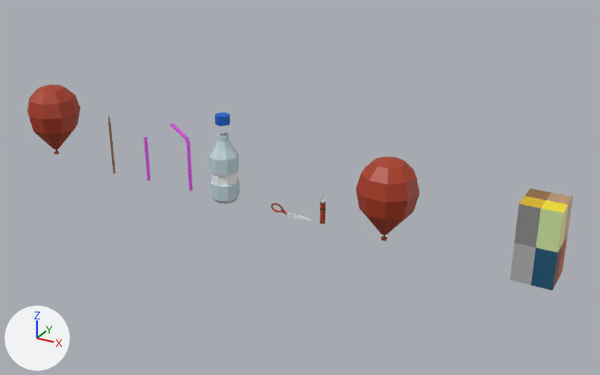
The glTF model godot/3d/diy_objects/diy_objects.glb: old version first, new version second.
One viewpoint serves both versions: a camera (50 mm lens) standing at (7.4, -18.05, 9.94) and looking at (-2.73, 0.37, 0.73). The axes (+X, +Y, +Z) are drawn at lower left. The lights are the same throughout. Where no turn or scale is listed for an object, it has been applied to the vertices. Vertices at the same position are counted once.

The older version as bpy lines, for what is in view:
```python
ob_balloon_2 = bpy.data.objects.new('Balloon_2', me_sphere_002)
ob_balloon_2.location = (-11.32, -0.08, 0.33)
ob_banana = bpy.data.objects.new('Banana', me_cube_008)
ob_banana.location = (3.95, 0.0, 0.96)
ob_hobbyknife = bpy.data.objects.new('HobbyKnife', me_cylinder_006)
ob_hobbyknife.location = (-1.83, 0.0, 0.35)
ob_plasticbottle = bpy.data.objects.new('PlasticBottle', me_cylinder_007)
ob_plasticbottle.location = (-4.96, 0.0, 0.58)
ob_plasticbottlecap = bpy.data.objects.new('PlasticBottleCap', me_cylinder_008)
ob_plasticbottlecap.location = (-4.96, 0.0, 2.46)
ob_plasticstraw = bpy.data.objects.new('PlasticStraw', me_cylinder_009)
ob_plasticstraw.location = (-6.12, -0.07, 0.79)
ob_plasticstrawcut = bpy.data.objects.new('PlasticStrawCut', me_cylinder_010)
ob_plasticstrawcut.location = (-7.66, -0.07, 0.79)
ob_scissor = bpy.data.objects.new('Scissor', me_plane_002)
ob_scissor.location = (-2.75, 0.0, 0.0)
ob_skewer = bpy.data.objects.new('Skewer', me_cylinder_011)
ob_skewer.location = (-9.07, 0.0, 0.91)
# also in view: 'Balloon' at (0.01, 0.05, 1.12)
```
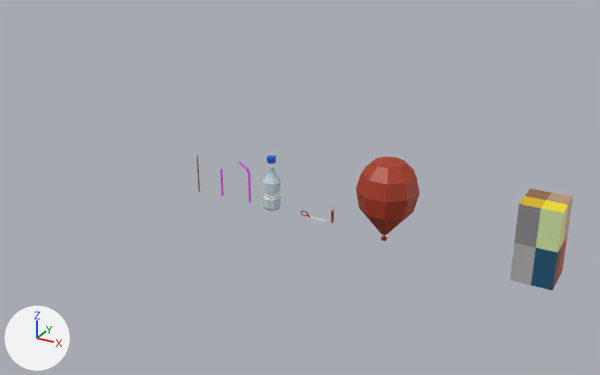
Where the newer file only moved an object's origin or applied its transform, the numbers keep the older frame.

Boxes [x1, y1, x2, y2] around the edits, measured in the pictures (600 x 375 px):
```json
{"object": "Balloon_2", "change": "deleted", "before": [27, 85, 80, 154], "on screen": "red"}
{"object": "PlasticBottle", "change": "mesh rescaled, moved", "before": [209, 133, 240, 204], "after": [263, 167, 281, 211], "on screen": "41% narrower, 38% shorter"}
{"object": "PlasticStraw", "change": "mesh rescaled, moved", "before": [170, 123, 193, 191], "after": [238, 161, 251, 203], "on screen": "42% narrower, 38% shorter"}
{"object": "PlasticBottleCap", "change": "mesh rescaled, moved", "before": [215, 112, 230, 126], "after": [267, 155, 276, 164], "on screen": "38% narrower, 33% shorter"}
{"object": "PlasticStrawCut", "change": "moved", "before": [144, 137, 151, 181], "after": [220, 169, 224, 196]}
{"object": "Scissor", "change": "moved", "before": [271, 203, 313, 221], "after": [301, 210, 325, 221]}
{"object": "Skewer", "change": "mesh rescaled", "before": [108, 117, 116, 174], "after": [197, 155, 200, 191], "on screen": "56% narrower, 36% shorter"}
{"object": "HobbyKnife", "change": "mesh rescaled, moved", "before": [320, 192, 326, 224], "after": [331, 207, 334, 223]}
```

Scene script edits in JSON lines:
```json
{"block": "me_cylinder_006", "where": "me_cylinder_006.from_pydata(...)  # 54 vertices, 104 faces; spans x -0.083..0.083, y -0.072..0.072, z -0.341..0.62"}
{"block": "me_cylinder_006", "where": "# used by ob_hobbyknife; location = (-1.83, 0.0, 0.35)"}
{"block": "me_cylinder_006", "change": "me_cylinder_006 part 1: the whole mesh is scaled about the mesh origin by (0.36, 0.6, 0.6)"}
{"block": "me_cylinder_007", "where": "me_cylinder_007.from_pydata(...)  # 96 vertices, 188 faces; spans x -0.42..0.42, y -0.42..0.42, z -0.53..1.43"}
{"block": "me_cylinder_007", "where": "# used by ob_plasticbottle; location = (-4.96, 0.0, 0.58)"}
{"block": "me_cylinder_007", "change": "me_cylinder_007 part 2: the whole mesh is scaled about the mesh origin by 0.6"}
{"block": "me_cylinder_008", "where": "me_cylinder_008.from_pydata(...)  # 32 vertices, 60 faces; spans x -0.209..0.209, y -0.209..0.209, z -0.13..0.13"}
{"block": "me_cylinder_008", "where": "# used by ob_plasticbottlecap; location = (-4.96, 0.0, 2.46)"}
{"block": "me_cylinder_008", "change": "me_cylinder_008 part 3: the whole mesh is scaled about its middle by 0.6"}
{"block": "me_cylinder_009", "where": "me_cylinder_009.from_pydata(...)  # 198 vertices, 392 faces; spans x -0.58..0.05, y -0.06..0.06, z -0.68..1.3"}
{"block": "me_cylinder_009", "where": "# used by ob_plasticstraw; location = (-6.12, -0.07, 0.79)"}
{"block": "me_cylinder_009", "change": "me_cylinder_009 part 4: the whole mesh is scaled about the mesh origin by 0.6"}
{"block": "me_cylinder_011", "where": "me_cylinder_011.from_pydata(...)  # 13 vertices, 22 faces; spans x -0.03..0.03, y -0.04..0.04, z -0.89..1.07"}
{"block": "me_cylinder_011", "where": "# used by ob_skewer; location = (-9.07, 0.0, 0.91)"}
{"block": "me_cylinder_011", "change": "me_cylinder_011 part 5: the whole mesh is scaled about its middle by 0.6, then moved by (3.2, -0.01, -0.31)"}
{"op": "set", "path": "ob_hobbyknife.location", "old": "(-1.83, 0.0, 0.35)", "new": "(-1.53, -0.01, 0.3)"}
{"op": "set", "path": "ob_plasticbottle.location", "old": "(-4.96, 0.0, 0.58)", "new": "(-3.41, -0.01, 0.43)"}
{"op": "set", "path": "ob_scissor.location", "old": "(-2.75, 0.0, 0.0)", "new": "(-2.08, -0.01, 0.09)"}
{"op": "set", "path": "ob_plasticbottlecap.location", "old": "(-4.96, 0.0, 2.46)", "new": "(-3.41, -0.01, 1.56)"}
{"op": "set", "path": "ob_plasticstraw.location", "old": "(-6.12, -0.07, 0.79)", "new": "(-4.11, -0.05, 0.56)"}
{"op": "set", "path": "ob_plasticstrawcut.location", "old": "(-7.66, -0.07, 0.79)", "new": "(-5.03, -0.05, 0.56)"}
{"op": "remove", "block": "ob_balloon_2", "code": ["ob_balloon_2 = bpy.data.objects.new('Balloon_2', me_sphere_002)", "ob_balloon_2.location = (-11.32, -0.08, 0.33)"]}
```
